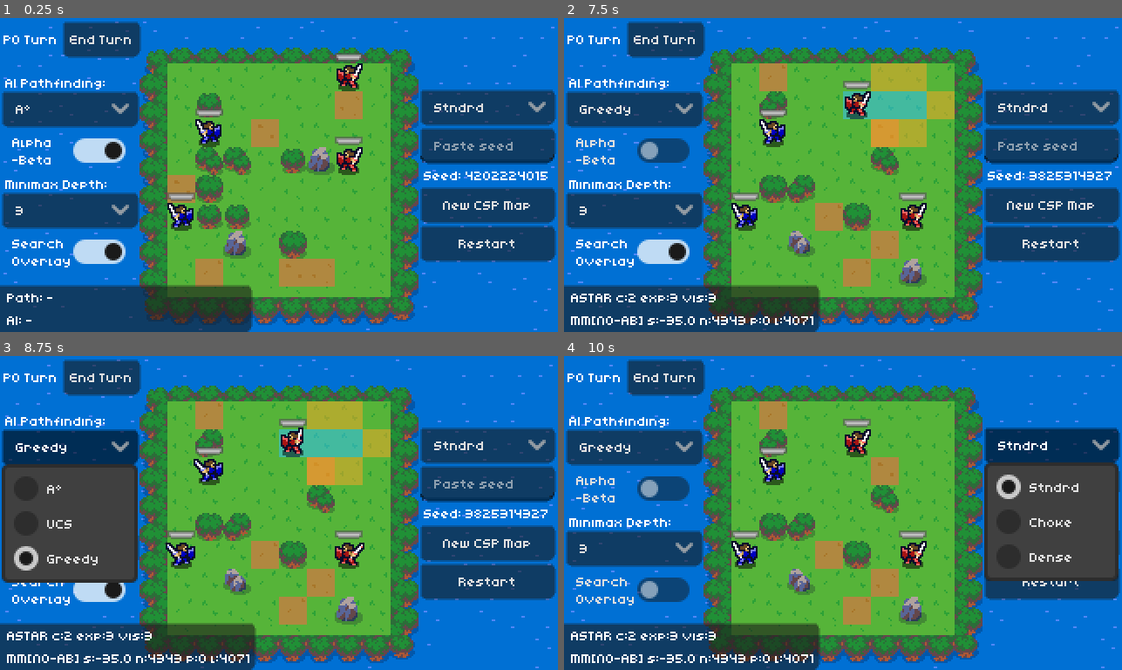
Above: before the commit, frames 1-4 (two rows, left to right).
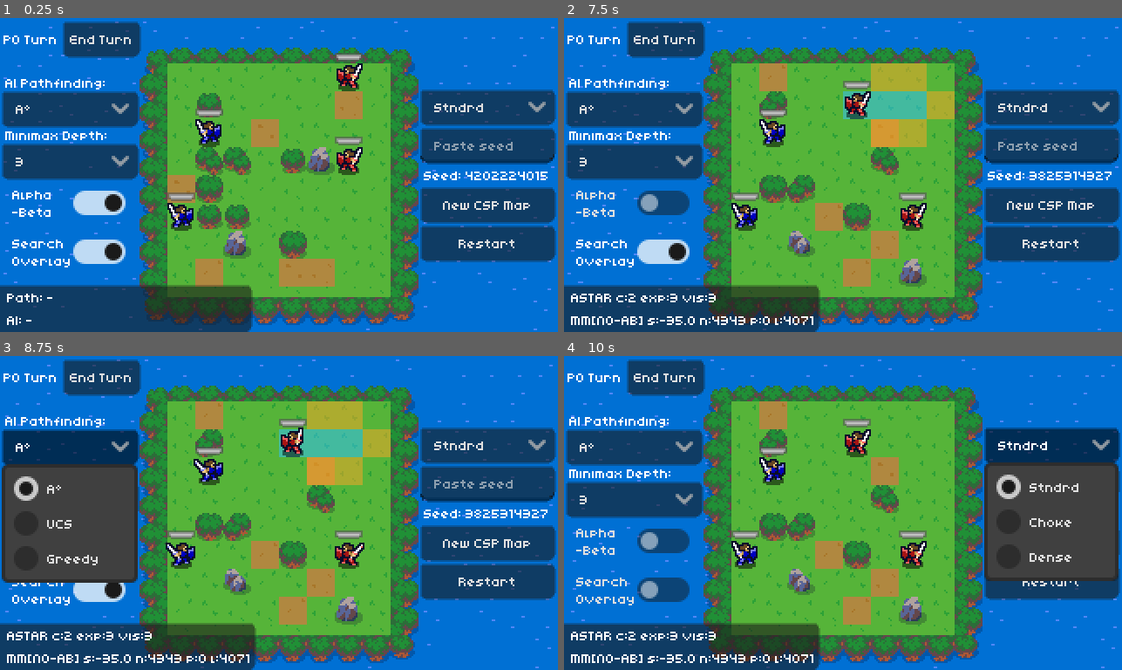
Above: after the commit, the same moments.

Repository: noor-shalaby/algo-knights
Game: Godot game, scene res://scenes/main.tscn
Two runs of this game, one before a commit and one after it. Both use one fixed random seed, a clock stepped at 60 frames per second and the inputs below.
Inputs (mouse positions are in pixels of both pictures, inside the frame that each line leads up to):
- Up to frame 1 (0.25 s): no input
- Up to frame 2 (7.5 s): click (1049, 146) at 0.52 s; type "12" at 0.6 s; click "Alpha -Beta" at 1.25 s; click "New CSP Map" at 2 s; click "New CSP Map" at 2.75 s; click "Restart" at 3.5 s; click "Restart" at 4.25 s; click "Restart" at 5 s; click "End Turn" at 5.75 s; click "A*" at 6.5 s; click "3" at 7.25 s
- Up to frame 3 (8.75 s): click "Greedy" (after the commit: "A*") at 8 s
- Up to frame 4 (10 s): click "Search Overlay" at 8.75 s; click "Stndrd" at 9.5 s

The runs differ from the first frame. In frame 1, 6.3% of the frame differs, in the area x 0-25%, y 36-68%; in frame 2, 5.7%; in frame 3, 0.6%; in frame 4, 5.7%.

Commit message:
improve ui organization

Diff:
--- a/scenes/main.tscn
+++ b/scenes/main.tscn
@@ -379,16 +379,7 @@
 popup/item_2/text = "greedy"
 popup/item_2/id = 2
 
-[node name="AlphaBetaToggle" type="CheckButton" parent="CanvasLayer/HUD/MarginContainer/BarLeft" unique_id=1088230717]
-unique_name_in_owner = true
-layout_mode = 2
-size_flags_vertical = 0
-theme_override_constants/h_separation = 0
-button_pressed = true
-text = "Alpha
--Beta"
-
-[node name="AlgoLabel2" type="Label" parent="CanvasLayer/HUD/MarginContainer/BarLeft" unique_id=34843423]
+[node name="MinimaxDepthLabel" type="Label" parent="CanvasLayer/HUD/MarginContainer/BarLeft" unique_id=34843423]
 layout_mode = 2
 text = " Minimax Depth:"
 
@@ -405,6 +396,15 @@
 popup/item_1/id = 1
 popup/item_2/text = "greedy"
 popup/item_2/id = 2
+
+[node name="AlphaBetaToggle" type="CheckButton" parent="CanvasLayer/HUD/MarginContainer/BarLeft" unique_id=1088230717]
+unique_name_in_owner = true
+layout_mode = 2
+size_flags_vertical = 0
+theme_override_constants/h_separation = 0
+button_pressed = true
+text = "Alpha
+-Beta"
 
 [node name="SearchOverlayToggle" type="CheckButton" parent="CanvasLayer/HUD/MarginContainer/BarLeft" unique_id=1600194075]
 unique_name_in_owner = true
Not shown, added: assets/sfx/DSGNMisc_MELEE-Sword Slash_HY_PC-001.wav.import
Not shown, added: assets/sfx/DSGNMisc_MELEE-Sword Slash_HY_PC-005.wav.import
Not shown, added: assets/sfx/FGHTImpt_MELEE-Swish Hit_HY_PC-001.wav.import
Not shown, added: assets/sfx/FGHTImpt_MELEE-Swish Hit_HY_PC-002.wav.import
Not shown, added: assets/sfx/FGHTImpt_MELEE-Swish Hit_HY_PC-003.wav.import
Not shown, added: assets/sfx/FGHTImpt_MELEE-Swish Hit_HY_PC-004.wav.import
Not shown, added: assets/sfx/FGHTImpt_MELEE-Swish Hit_HY_PC-005.wav.import
Not shown, added: assets/sfx/FGHTImpt_MELEE-Swish Hit_HY_PC-006.wav.import
Not shown, added: assets/sfx/UIMisc_INTERFACE-Denied_HY_PC-001.wav.import
Not shown, added: assets/sfx/UIMisc_INTERFACE-Denied_HY_PC-002.wav.import
Not shown, added: assets/sfx/UIMisc_INTERFACE-Denied_HY_PC-003.wav.import
Not shown, added: assets/sfx/UIMisc_INTERFACE-Denied_HY_PC-004.wav.import
(and 16 more such lines)
